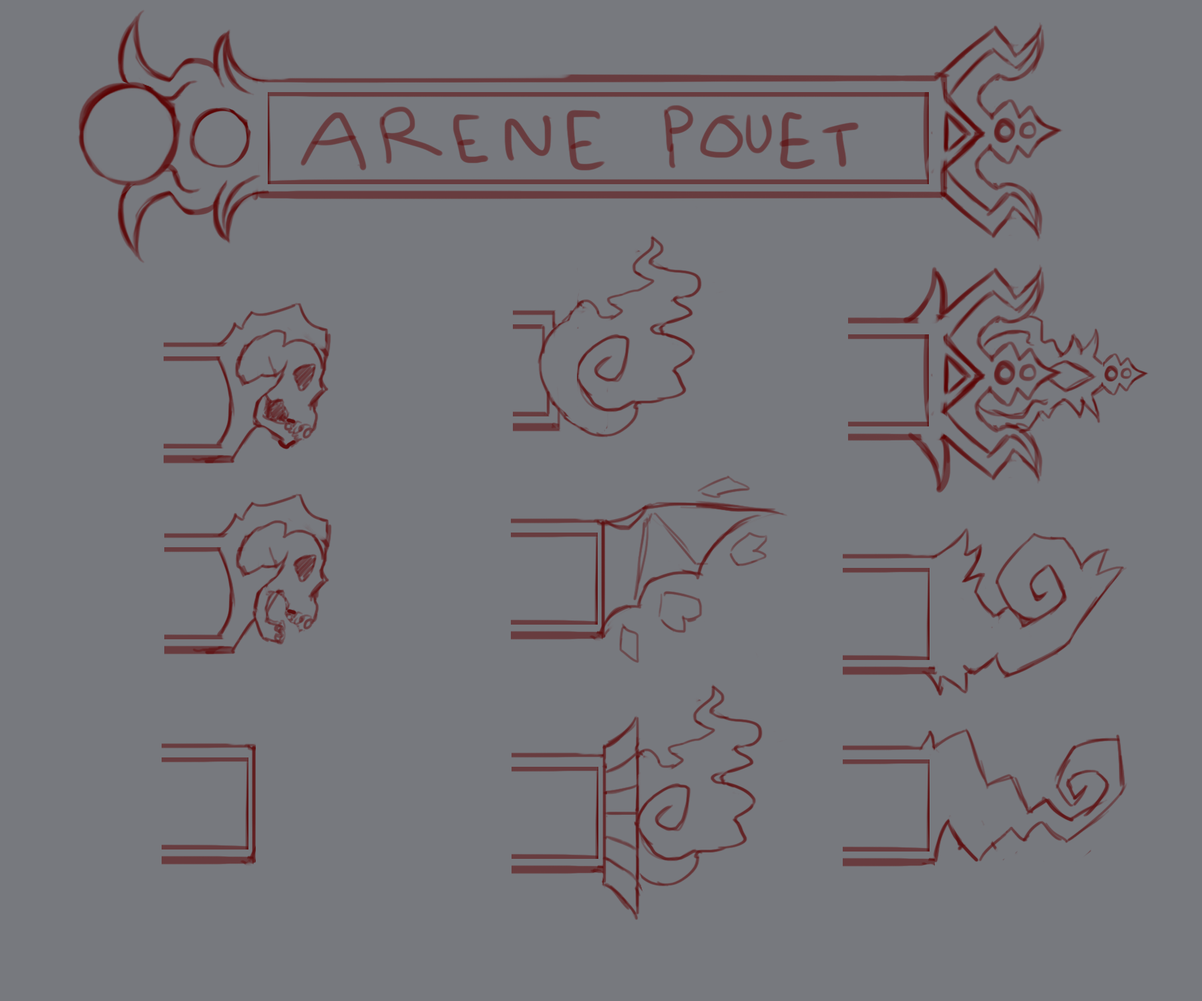
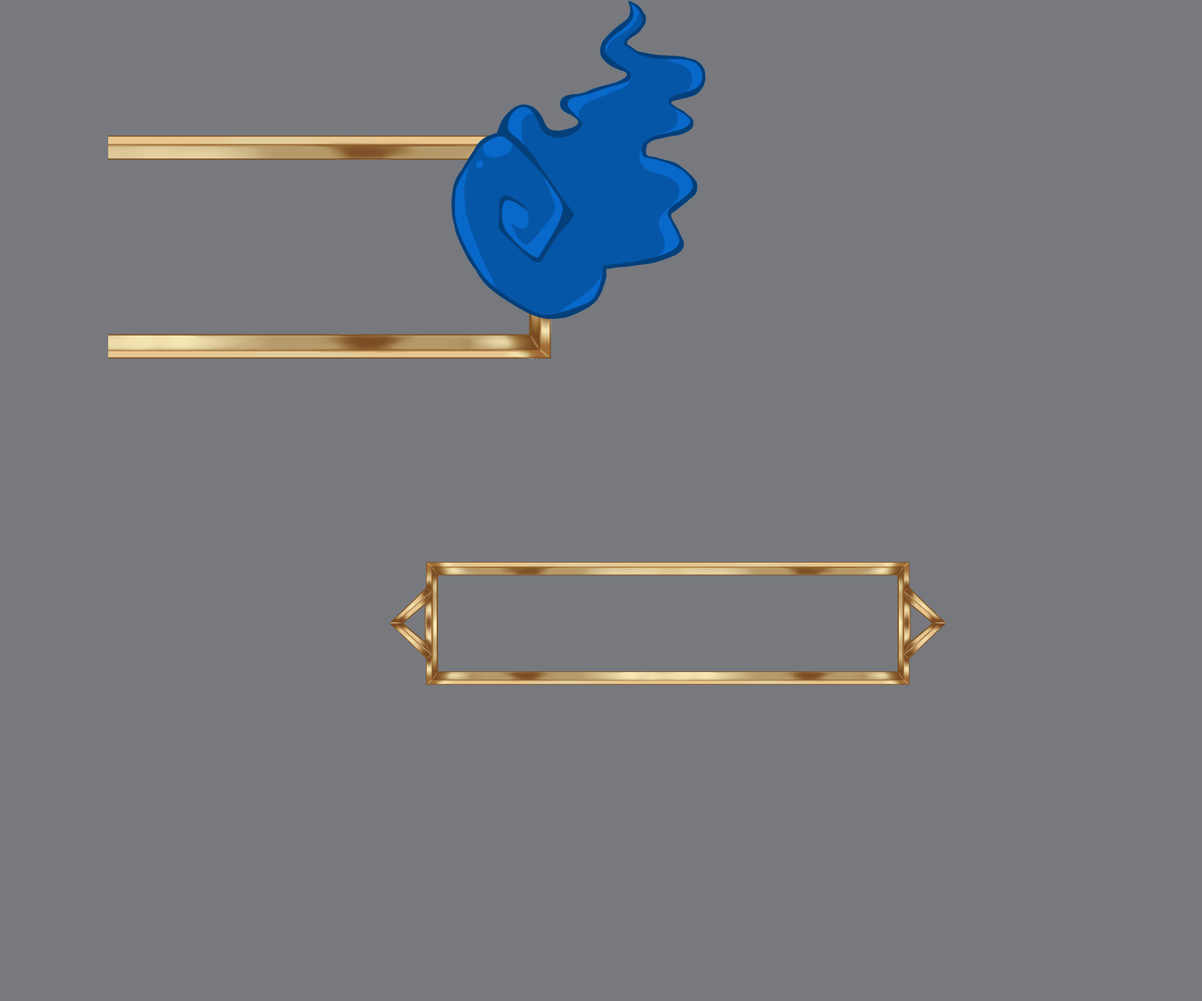
Layer changes from the first 1202×1001 image to the second:
hid "Calque 1" over [77, 9, 1149, 921]
added layer "Calque 6" above "or" over [450, 0, 896, 398]
showed "or" over [108, 135, 946, 686]
